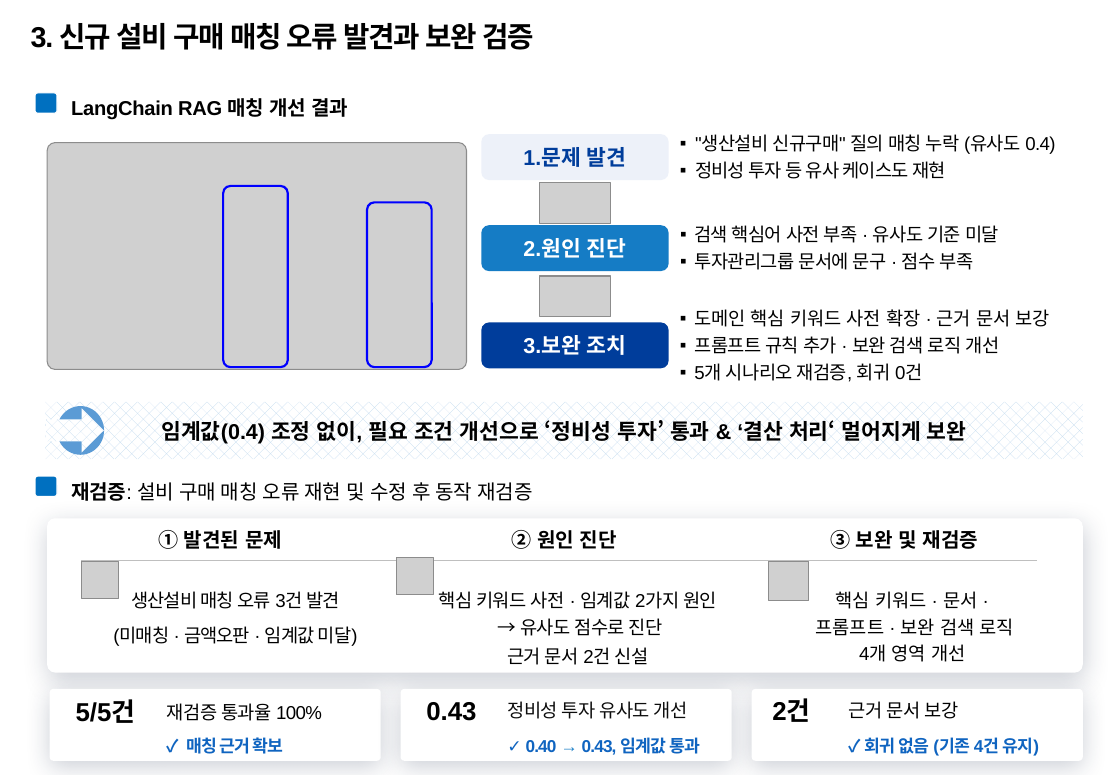
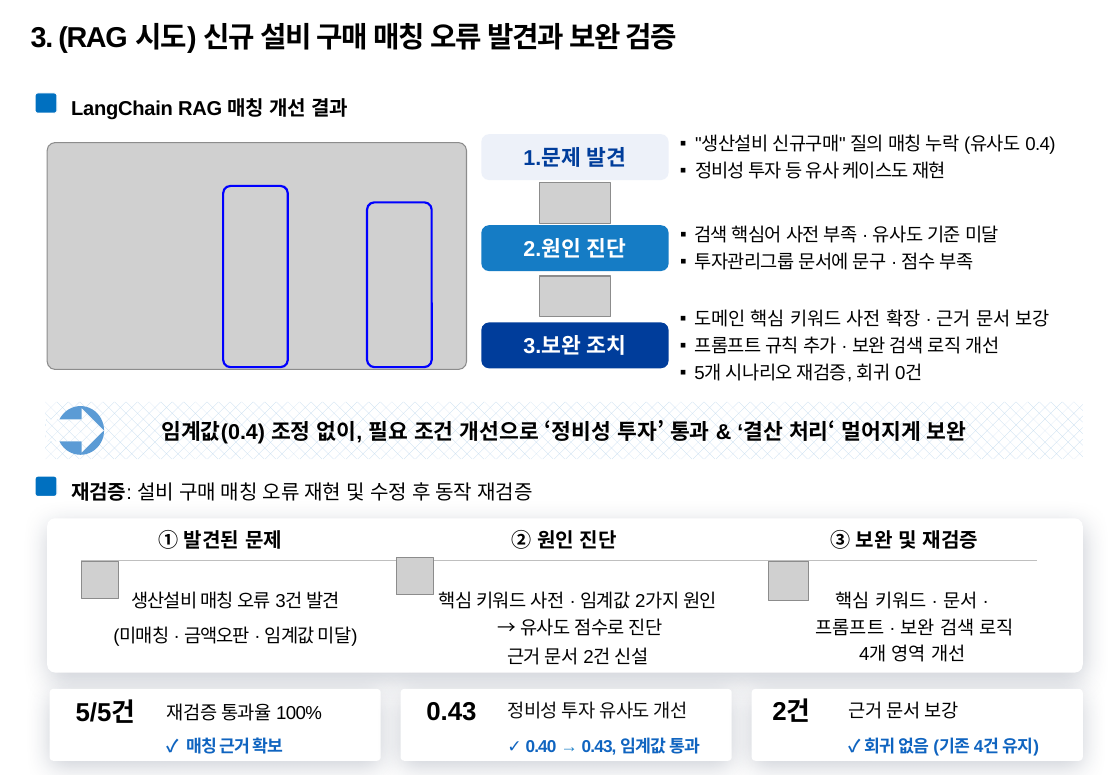
Before and after one commit to temmi81-hue/department-rag-eval, a slide deck: slide 4 of presentation/submission/26년 포스코퓨처엠 AI활용전문가 과정_사무계_송다혜.pptx. Drawn at 1120x775 pixels with LibreOffice and Linux fonts; fonts in the diff are those of the drawing; grey boxes stand for pictures; background and template pictures are left out. Boxes give left, top, right and bottom in pixels: in the first picture for what was removed or moved away, otherwise in the second. Text is boxed around its words. In the diff, an @@ line names an element or a change of style, - is before the commit and + after.

```diff
--- a/presentation/submission/26년 포스코퓨처엠 AI활용전문가 과정_사무계_송다혜.pptx
+++ b/presentation/submission/26년 포스코퓨처엠 AI활용전문가 과정_사무계_송다혜.pptx
@@ text at (x1=31, y1=23, x2=678, y2=53): text changed @@
-3. 신규 설비 구매 매칭 오류 발견과 보완 검증
+3. (RAG 시도) 신규 설비 구매 매칭 오류 발견과 보완 검증
```
Also in this commit, not shown: 4 other slides changed, 1 slide added, 5 other files.
